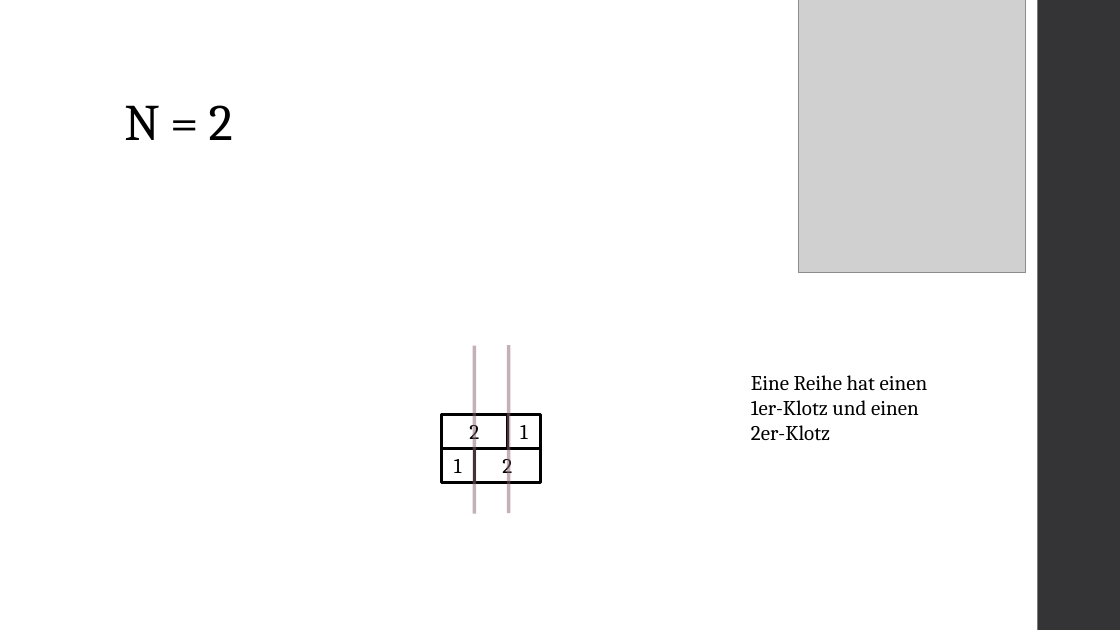
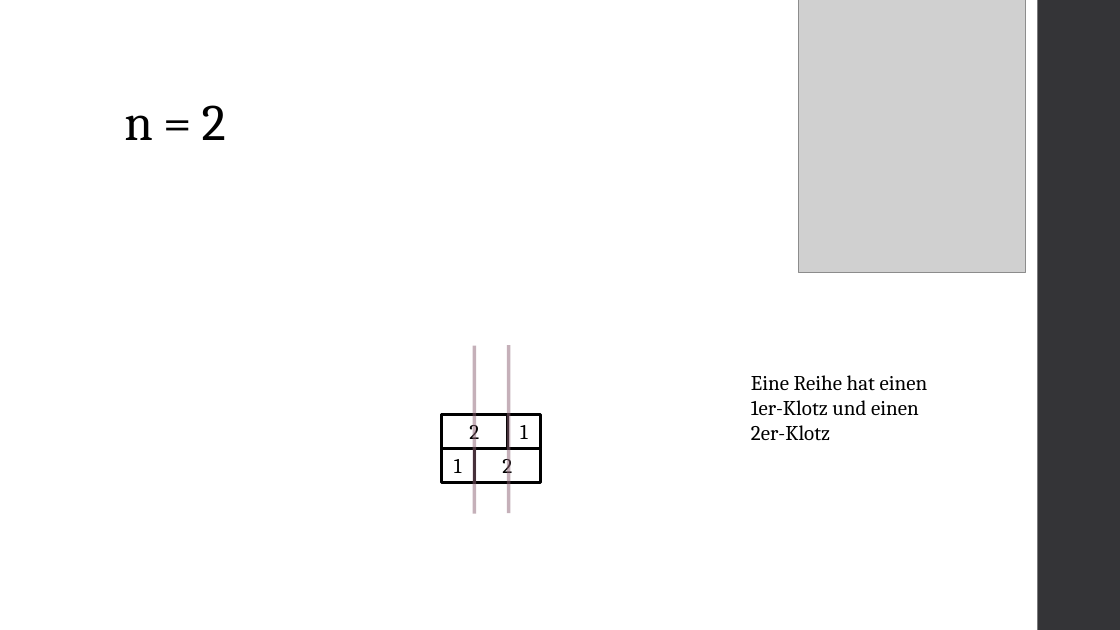
Before and after one commit to atalantus/BwInf36_Runde02, a slide deck: slide 8 of Aufgabe01_Praesentation.pptx. Drawn at 1120x630 pixels with LibreOffice and Linux fonts; fonts in the diff are those of the drawing; grey boxes stand for pictures. Boxes give left, top, right and bottom in pixels: in the first picture for what was removed or moved away, otherwise in the second. Text is boxed around its words. In the diff, an @@ line names an element or a change of style, - is before the commit and + after.

```diff
--- a/Aufgabe01_Praesentation.pptx
+++ b/Aufgabe01_Praesentation.pptx
@@ title at <box>124,105,226,140</box>: text changed @@
-N = 2
+n = 2
```
Also in this commit, not shown: 8 other slides changed, 7 slides added.
